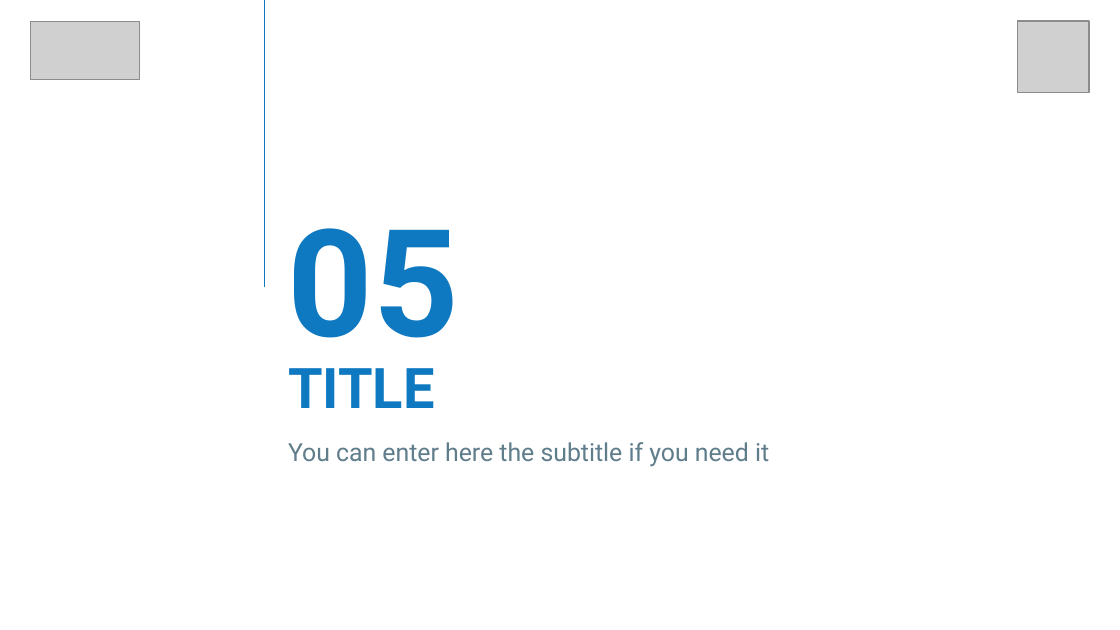
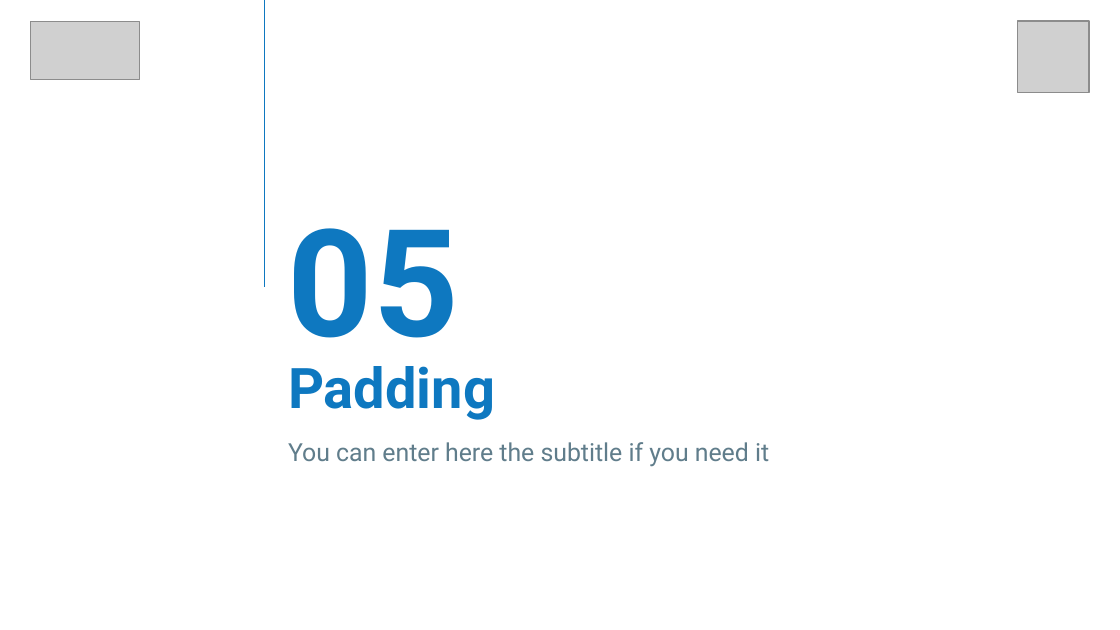
Before and after one commit to VinhDevNguyen/Tensorflow_Seminar, a slide deck: slide 21 of 3_NLP_In_TF/Week_1/Slide/Sentiment_In_Text.pptx (slide 18 before the commit). Drawn at 1120x630 pixels with LibreOffice and Linux fonts; fonts in the diff are those of the drawing; grey boxes stand for pictures; background and template pictures are left out. Boxes give left, top, right and bottom in pixels: in the first picture for what was removed or moved away, otherwise in the second. Text is boxed around its words. In the diff, an @@ line names an element or a change of style, - is before the commit and + after.

```diff
--- a/3_NLP_In_TF/Week_1/Slide/Sentiment_In_Text.pptx
+++ b/3_NLP_In_TF/Week_1/Slide/Sentiment_In_Text.pptx
@@ title at (288, 366, 495, 420): text changed @@
-TITLE
+Padding
```
Also in this commit, not shown: 6 other slides changed, 11 slides added, 5 slides removed.
